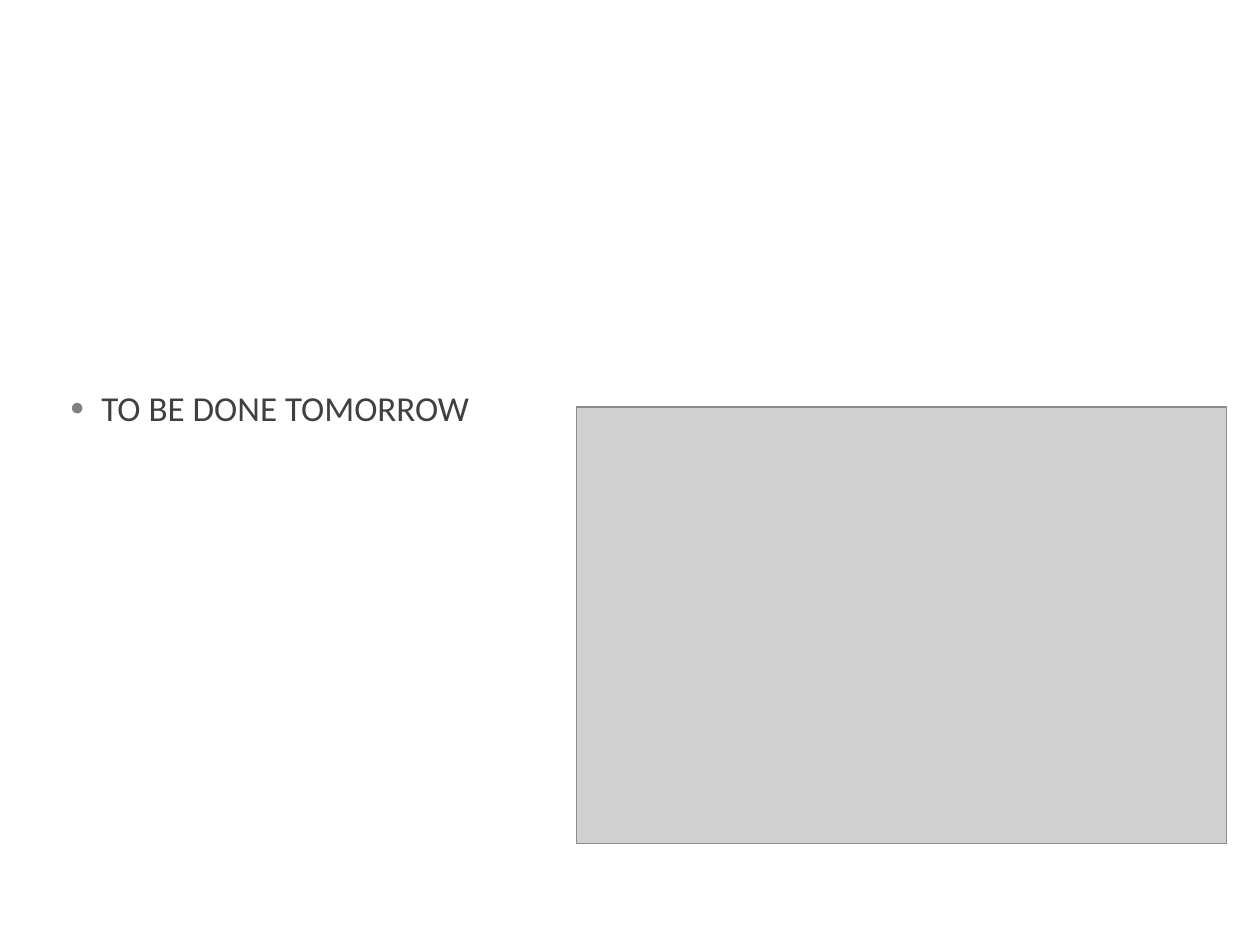
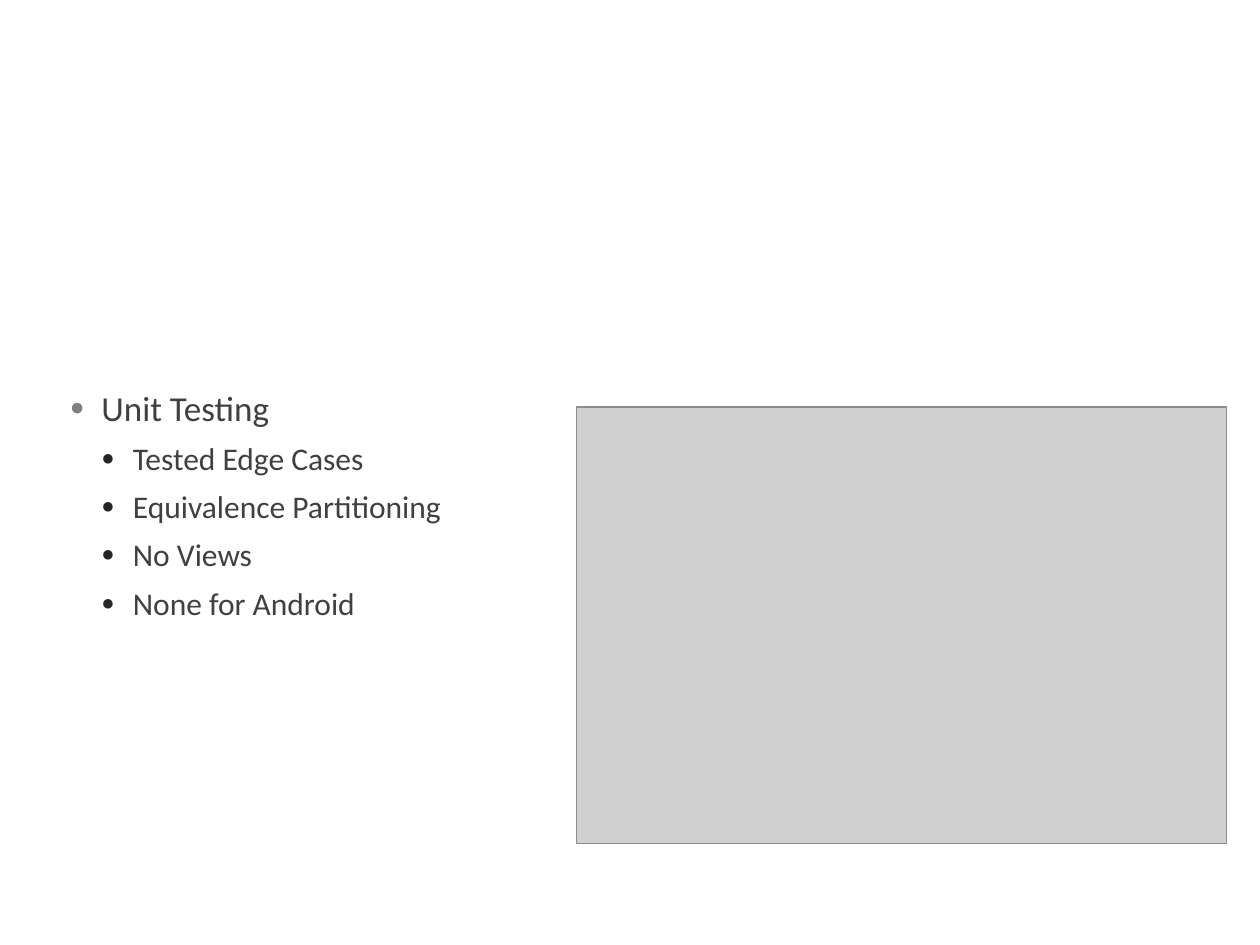
Before and after one commit to jakezhuyi/ECSE321_FTMS, a slide deck: slide 10 of Deliverable_5.pptx. Drawn at 1260x945 pixels with LibreOffice and Linux fonts; fonts in the diff are those of the drawing; grey boxes stand for pictures; background and template pictures are left out. Boxes give left, top, right and bottom in pixels: in the first picture for what was removed or moved away, otherwise in the second. Text is boxed around its words. In the diff, an @@ line names an element or a change of style, - is before the commit and + after.

Commit message:
added slides for testing

```diff
--- a/Deliverable_5.pptx
+++ b/Deliverable_5.pptx
@@ text at (x1=101, y1=397, x2=440, y2=615): text changed; size 20 to 18 pt @@
-● TO BE DONE TOMORROW
+● Unit Testing
+  ● Tested Edge Cases
+  ● Equivalence Partitioning
+  ● No Views
+  ● None for Android
```
Also in this commit, not shown: 1 slide added.
